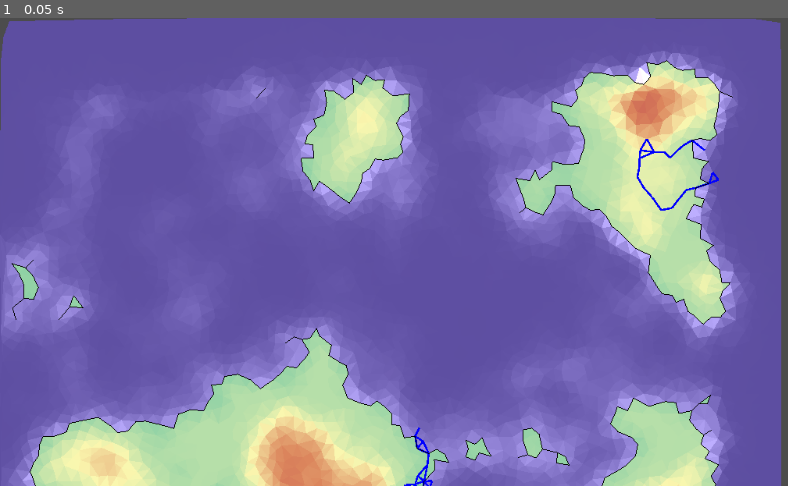
Above: before the commit, frame 1.
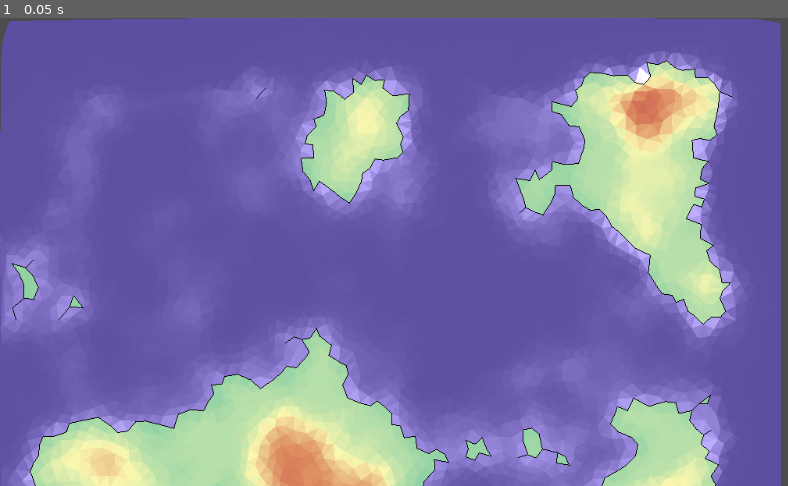
Above: after the commit, the same moment.

Repository: eriwyn/societer
Game: Godot game, scene res://world/game.tscn
Two runs of this game, one before a commit and one after it. Both use one fixed random seed, a clock stepped at 60 frames per second and the inputs below.
Inputs:
- Up to frame 1 (0.05 s): no input

The runs differ from the first frame. In frame 1, 0.3% of the frame differs, in the area x 51-92%, y 25-100%.

Commit message:
cleaning uo

Diff:
--- a/world/game.gd
+++ b/world/game.gd
@@ -11,7 +11,7 @@
 export(int) var terraces = 24
 export(int) var terrace_height = 5
 export(float) var mountain_height = 6.0 / 24.0
-export(int) var river_proba = 50
+export(int) var river_proba = 100
 
 var rng = RandomNumberGenerator.new()
 var noise = OpenSimplexNoise.new()
@@ -33,15 +33,6 @@
 		point.set_data("mountain", point_is_mountain(point))
 		point.set_data("river", point_is_river(point))
 
-#		points_data.append({
-#			"elevation": 0,
-#			"used": false,
-#			"water": false,
-#			"ocean": false,
-#			"coast": false,
-#			"mountain": false,
-#			"river": false
-#		})
 	fill_oceans()
 
 	for point in terrain.get_points():
@@ -74,6 +65,7 @@
 			break
 
 func set_river_path(point):
+	#TODO #2 fix rivers
 	var start_elevation = point.get_elevation()
 	var waypoints = []
 	var stack = []
@@ -91,7 +83,6 @@
 		if terrain.get_point(current_point_id).get_data("ocean"):
 			break
 		for neighbour in terrain.get_point(current_point_id).points_around():
-#			if points_data[neighbour].elevation <= start_elevation:
 			if not came_from.has(neighbour.get_index()):
 				stack.append(neighbour.get_index())
 				came_from[neighbour.get_index()] = current_point_id
@@ -156,6 +147,7 @@
 		if random == 1:
 			return true
 	return false
+
 # Triangle
 
 func triangle_find_elevation(triangle):
